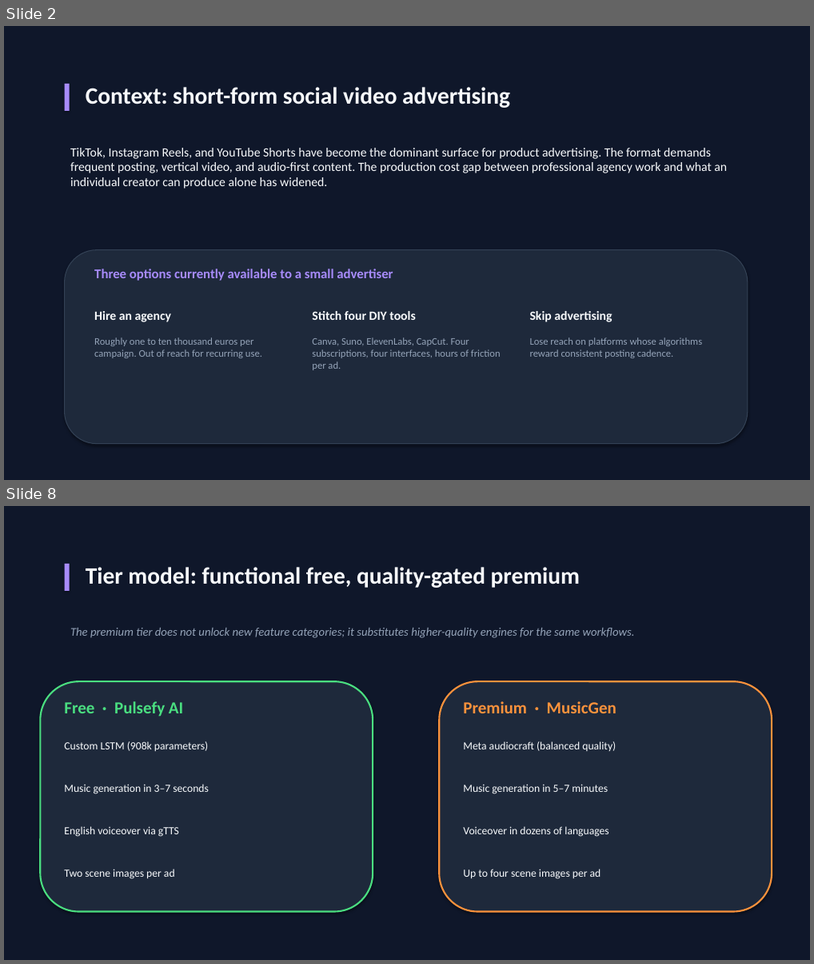
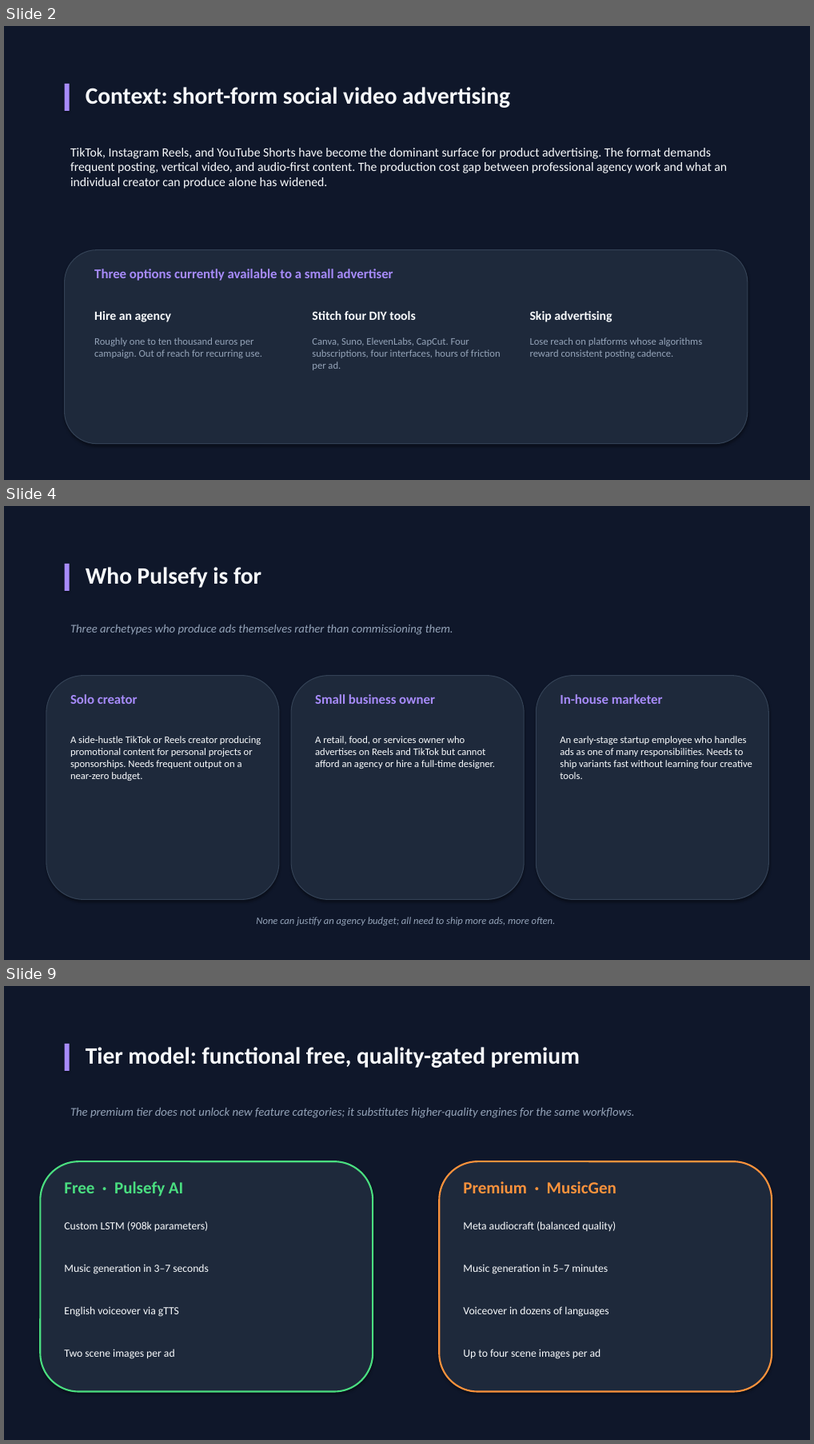
Before and after one commit to kevinvlad03/Pulsefy-Diploma-Project, a slide deck: docs/Pulsefy_Defense_Presentation.pptx. Shown one above the other, each under a label of ours: slides 2 and 8 before the commit, slides 2, 4 and 9 after it; the slides between them are not shown. The pictures are 814x964 and 814x1444 pixels, drawn with LibreOffice and Linux fonts; fonts in the diff are those of the drawing. Boxes give left, top, right and bottom in pixels: in the first picture for what was removed or moved away, otherwise in the second. Text is boxed around its words. In the diff, an @@ line names an element or a change of style, - is before the commit and + after.

```diff
--- a/docs/Pulsefy_Defense_Presentation.pptx
+++ b/docs/Pulsefy_Defense_Presentation.pptx
@@ slide 4 added at <box>4,506,810,960</box>, background #0F172A @@
@@ rectangle added at <box>65,564,70,591</box>, fill #A78BFA @@
@@ text added at <box>86,567,262,588</box>, 28 pt, text #F8FAFC, bold @@
+Who Pulsefy is for
@@ text added at <box>70,624,454,635</box>, 14 pt, text #94A3B8, italic @@
+Three archetypes who produce ads themselves rather than commissioning them.
@@ rounded rectangle added at <box>46,676,279,900</box>, fill #1E293B, outline #334155 1 pt @@
@@ text added at <box>70,694,138,704</box>, 16 pt, text #A78BFA, bold @@
+Solo creator
@@ rounded rectangle added at <box>291,676,524,900</box>, fill #1E293B, outline #334155 1 pt @@
@@ text added at <box>315,694,435,704</box>, 16 pt, text #A78BFA, bold @@
+Small business owner
@@ rounded rectangle added at <box>536,676,770,900</box>, fill #1E293B, outline #334155 1 pt @@
@@ text added at <box>560,694,663,704</box>, 16 pt, text #A78BFA, bold @@
+In-house marketer
@@ text added at <box>70,736,261,780</box>, 12 pt, text #F8FAFC @@
+A side-hustle TikTok or Reels creator producing promotional content for personal projects or sponsorships. Needs frequent output on a near-zero budget.
@@ text added at <box>315,736,495,768</box>, 12 pt, text #F8FAFC @@
+A retail, food, or services owner who advertises on Reels and TikTok but cannot afford an agency or hire a full-time designer.
@@ text added at <box>560,736,753,779</box>, 12 pt, text #F8FAFC @@
+An early-stage startup employee who handles ads as one of many responsibilities. Needs to ship variants fast without learning four creative tools.
@@ text added at <box>256,916,556,925</box>, 12 pt, text #94A3B8, italic @@
+None can justify an agency budget; all need to ship more ads, more often.
@@ what was slide 8 is now slide 9 @@
```
Also in this commit, not shown: 5 slides changed, 1 other slide added, 1 slide removed, 1 other file.
